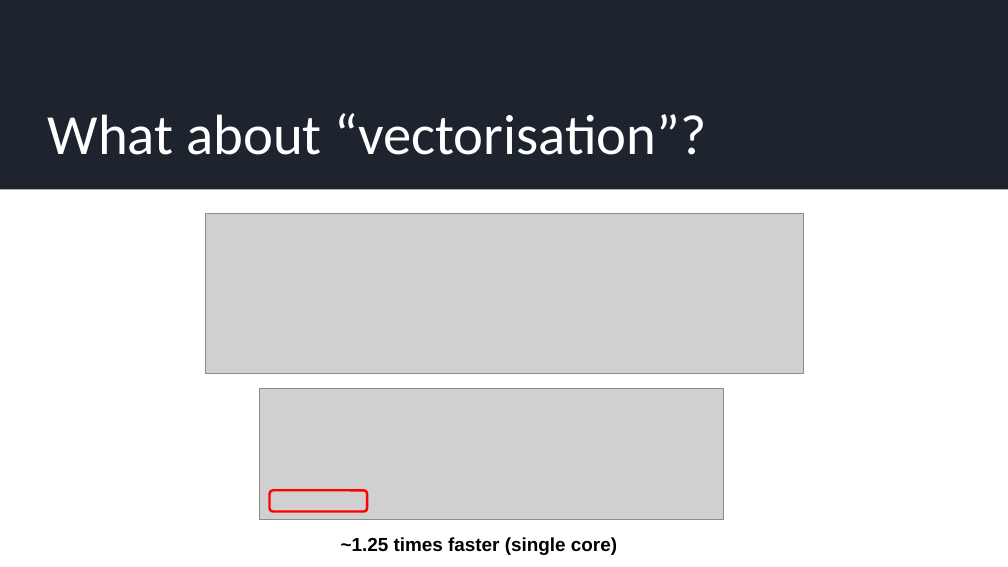
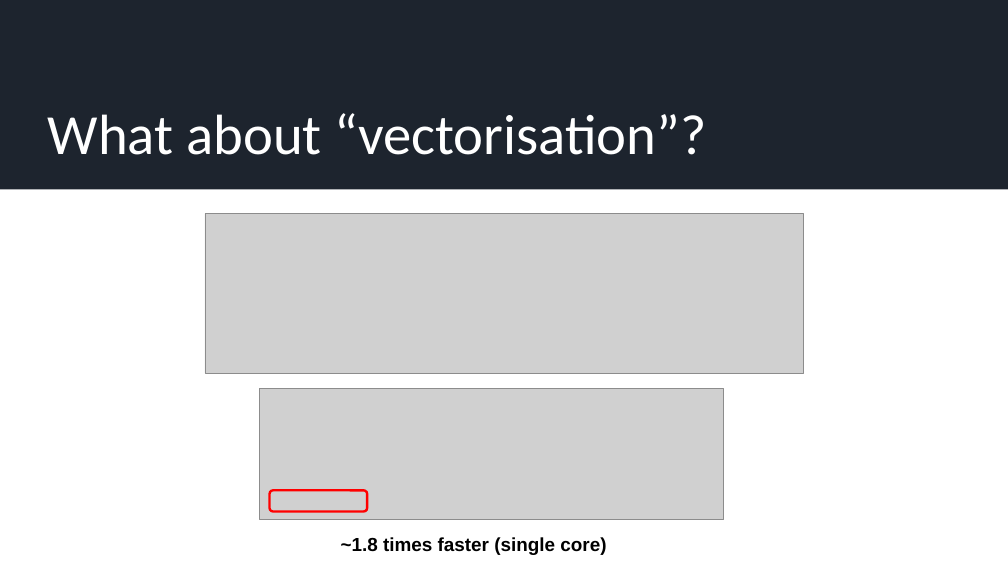
Before and after one commit to JamieMair/julia-for-research-with-hpc, a slide deck: slide 7 of Practical examples of accelerating numerical and ML research.pptx (slide 10 before the commit). Drawn at 1008x567 pixels with LibreOffice and Linux fonts; fonts in the diff are those of the drawing; grey boxes stand for pictures. Boxes give left, top, right and bottom in pixels: in the first picture for what was removed or moved away, otherwise in the second. Text is boxed around its words. In the diff, an @@ line names an element or a change of style, - is before the commit and + after.

```diff
--- a/Practical examples of accelerating numerical and ML research.pptx
+++ b/Practical examples of accelerating numerical and ML research.pptx
@@ text at bbox=[341, 537, 606, 555]: text changed @@
-~1.25 times faster (single core)
+~1.8 times faster (single core)
```
Also in this commit, not shown: 9 other slides changed, 2 slides added, 1 slide removed, 2 other files.
